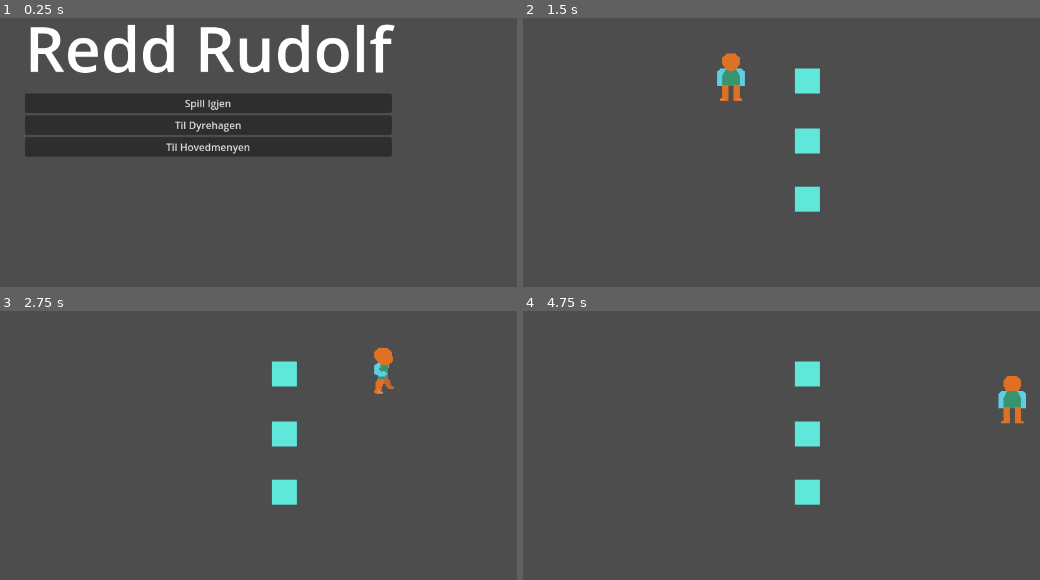
Above: before the commit, frames 1-4 (two rows, left to right).
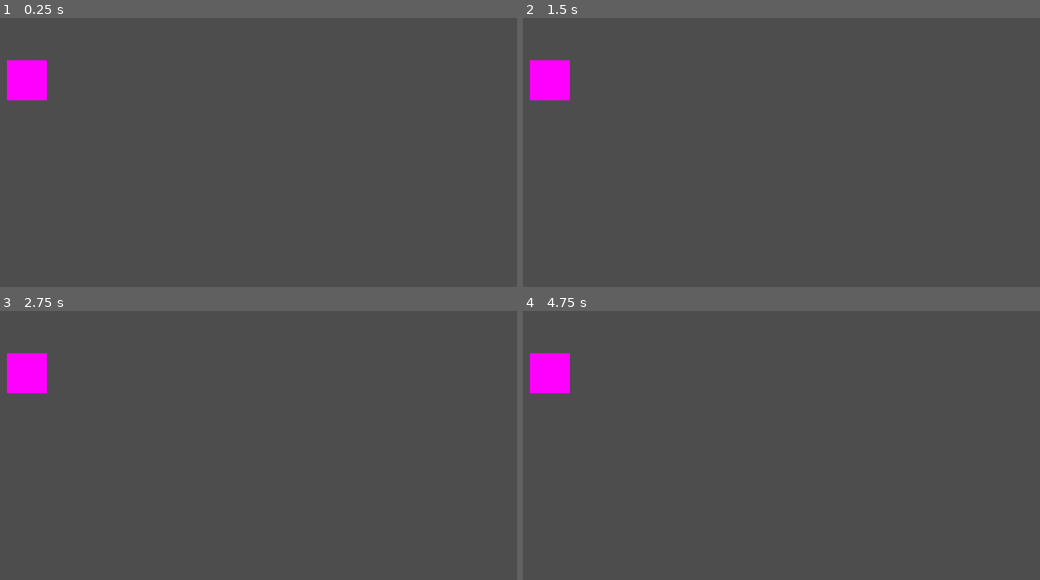
Above: after the commit, the same moments.

Repository: Sondrejk/first_day_at_the_dyrepark
Game: Godot game, scene res://ReddRudolf/ReddRudolf.tscn
The game is run twice, just before and just after one commit, with the same random seed, the same clock (stepped at 60 frames per second) and the same inputs. This scene is started directly instead of the project's main scene.
Inputs (mouse positions are in pixels of both pictures, inside the frame that each line leads up to):
- Up to frame 1 (0.25 s): no input
- Up to frame 2 (1.5 s): click (729, 104) at 0.5 s, where only the run before the commit has a clickable "Spill Igjen"; click (729, 125) at 1.25 s, where only the run before the commit has a clickable "Til Dyrehagen"
- Up to frame 3 (2.75 s): tap Enter at 2 s; hold D (right) from 2.03 s (still down); hold Shift (run) from 2.03 s (still down)
- Up to frame 4 (4.75 s): release D (right) at 2.78 s; release Shift (run) at 2.78 s; hold S (down) 2.78-3.53 s; tap I at 2.85 s; hold D (right) 3.53-4.28 s; tap O at 3.6 s; hold W (up) from 4.28 s (still down); tap Shift (run) at 4.35 s

The runs differ from the first frame. In frame 1, 21% of the frame differs, in the area x 1-77%, y 2-52%; in frame 2, 3.3%; in frame 3, 3.0%; in frame 4, 3.3%.

Commit message:
Started work on ReddRudolf
Tried adding jumping and spawning of obstacles, but didnt work on
the laptop

Diff:
--- a/First Day At The Dyrepark/ReddRudolf/ReddRudolf.tscn
+++ b/First Day At The Dyrepark/ReddRudolf/ReddRudolf.tscn
@@ -1,9 +1,10 @@
-[gd_scene load_steps=3 format=3 uid="uid://hewf6cdwui70"]
+[gd_scene load_steps=4 format=3 uid="uid://hewf6cdwui70"]
 
 [ext_resource type="Script" path="res://ReddRudolf/ReddRudolfManager.gd" id="1_wxx8a"]
+[ext_resource type="PackedScene" uid="uid://byocx3ffwn6ow" path="res://ReddRudolf/ReddRudolfPlayer.tscn" id="2_0m5s8"]
 
-[sub_resource type="LabelSettings" id="LabelSettings_jsdjx"]
-font_size = 100
+[sub_resource type="RectangleShape2D" id="RectangleShape2D_mrdgh"]
+size = Vector2(1319.5, 20)
 
 [node name="ReddRudolf" type="Node2D"]
 script = ExtResource("1_wxx8a")
@@ -11,35 +12,15 @@
 
 [node name="Camera2D" type="Camera2D" parent="."]
 
-[node name="PlaceholderMenu" type="VBoxContainer" parent="."]
-anchors_preset = 8
-anchor_left = 0.5
-anchor_top = 0.5
-anchor_right = 0.5
-anchor_bottom = 0.5
-offset_left = -71.5
-offset_top = -50.5
-offset_right = 71.5
-offset_bottom = 50.5
-grow_horizontal = 2
-grow_vertical = 2
+[node name="ReddRudolfPlayer" parent="." instance=ExtResource("2_0m5s8")]
+position = Vector2(-290, -1)
 
-[node name="Label" type="Label" parent="PlaceholderMenu"]
-layout_mode = 2
-text = "Redd Rudolf"
-label_settings = SubResource("LabelSettings_jsdjx")
+[node name="ObstacleSpawnTimer" type="Timer" parent="."]
 
-[node name="RestartGame" type="Button" parent="PlaceholderMenu"]
-layout_mode = 2
-text = "Spill Igjen"
+[node name="StaticBody2D" type="StaticBody2D" parent="."]
 
-[node name="QuitToDyrehage" type="Button" parent="PlaceholderMenu"]
-layout_mode = 2
-text = "Til Dyrehagen"
+[node name="CollisionShape2D" type="CollisionShape2D" parent="StaticBody2D"]
+position = Vector2(11.25, 53)
+shape = SubResource("RectangleShape2D_mrdgh")
 
-[node name="QuitToMenu" type="Button" parent="PlaceholderMenu"]
-layout_mode = 2
-text = "Til Hovedmenyen"
-
-[connection signal="button_down" from="PlaceholderMenu/RestartGame" to="." method="_on_restart_game_button_down"]
-[connection signal="button_down" from="PlaceholderMenu/QuitToDyrehage" to="." method="_on_quit_to_dyrehage_button_down"]
+[connection signal="timeout" from="ObstacleSpawnTimer" to="." method="_on_obstacle_spawn_timer_timeout"]
--- a/First Day At The Dyrepark/ReddRudolf/ReddRudolfManager.gd
+++ b/First Day At The Dyrepark/ReddRudolf/ReddRudolfManager.gd
@@ -2,6 +2,14 @@
 
 # References to files
 @export_file("*.tscn") var dyrehage_scene
+
+# References to scenes
+var obstacle_scene = preload("res://ReddRudolf/ReddRudolfObstacle.tscn")
+
+func _on_obstacle_spawn_timer_timeout():
+	var obstacle_instance = obstacle_scene.instantiate()
+	add_child(obstacle_instance)
+
 
 func _on_quit_to_dyrehage_button_down():
 	get_tree().change_scene_to_file(dyrehage_scene)
--- /dev/null
+++ b/First Day At The Dyrepark/ReddRudolf/ReddRudolfObstacle.gd
@@ -0,0 +1,14 @@
+extends Area2D
+
+var start_position : Vector2 = Vector2(800, -50)
+var move_speed : float = 100
+
+
+# Called when the node enters the scene tree for the first time.
+func _ready():
+	position = start_position
+
+
+# Called every frame. 'delta' is the elapsed time since the previous frame.
+func _process(delta):
+	position.x -= move_speed * delta
--- /dev/null
+++ b/First Day At The Dyrepark/ReddRudolf/ReddRudolfObstacle.tscn
@@ -0,0 +1,19 @@
+[gd_scene load_steps=3 format=3 uid="uid://dhu8csvl65or5"]
+
+[ext_resource type="Script" path="res://ReddRudolf/ReddRudolfObstacle.gd" id="1_6k21i"]
+
+[sub_resource type="RectangleShape2D" id="RectangleShape2D_e0xle"]
+size = Vector2(50, 50)
+
+[node name="ReddRudolfObstacle" type="Area2D"]
+script = ExtResource("1_6k21i")
+
+[node name="CollisionShape2D" type="CollisionShape2D" parent="."]
+shape = SubResource("RectangleShape2D_e0xle")
+
+[node name="ColorRect" type="ColorRect" parent="."]
+offset_left = -26.0
+offset_top = -24.0
+offset_right = 25.0
+offset_bottom = 25.0
+color = Color(1, 0, 0.2, 1)
--- /dev/null
+++ b/First Day At The Dyrepark/ReddRudolf/ReddRudolfPlayer.gd
@@ -0,0 +1,9 @@
+extends CharacterBody2D
+
+var jump_velocity : float = 100
+var gravity : float = 20
+
+func _process(delta):
+	if Input.is_action_pressed("up"):
+		velocity.y -= jump_velocity
+	velocity.y += gravity * delta
--- /dev/null
+++ b/First Day At The Dyrepark/ReddRudolf/ReddRudolfPlayer.tscn
@@ -0,0 +1,18 @@
+[gd_scene load_steps=4 format=3 uid="uid://byocx3ffwn6ow"]
+
+[ext_resource type="Script" path="res://ReddRudolf/ReddRudolfPlayer.gd" id="1_7mfm7"]
+
+[sub_resource type="PlaceholderTexture2D" id="PlaceholderTexture2D_glji0"]
+size = Vector2(64, 64)
+
+[sub_resource type="RectangleShape2D" id="RectangleShape2D_1rfwd"]
+size = Vector2(64, 64)
+
+[node name="ReddRudolfPlayer" type="CharacterBody2D"]
+script = ExtResource("1_7mfm7")
+
+[node name="Sprite2D" type="Sprite2D" parent="."]
+texture = SubResource("PlaceholderTexture2D_glji0")
+
+[node name="CollisionShape2D" type="CollisionShape2D" parent="."]
+shape = SubResource("RectangleShape2D_1rfwd")
--- a/First Day At The Dyrepark/project.godot
+++ b/First Day At The Dyrepark/project.godot
@@ -19,7 +19,6 @@
 
 window/size/viewport_width=1280
 window/size/viewport_height=1024
-window/size/mode=3
 window/size/resizable=false
 
 [dotnet]
